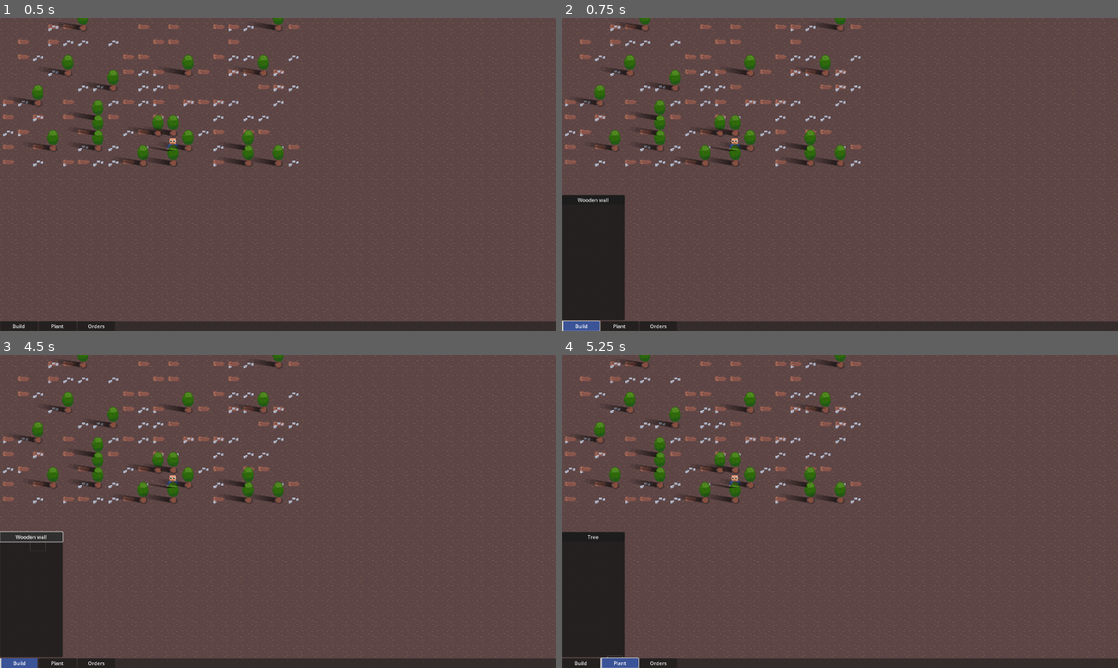
Above: before the commit, frames 1-4 (two rows, left to right).
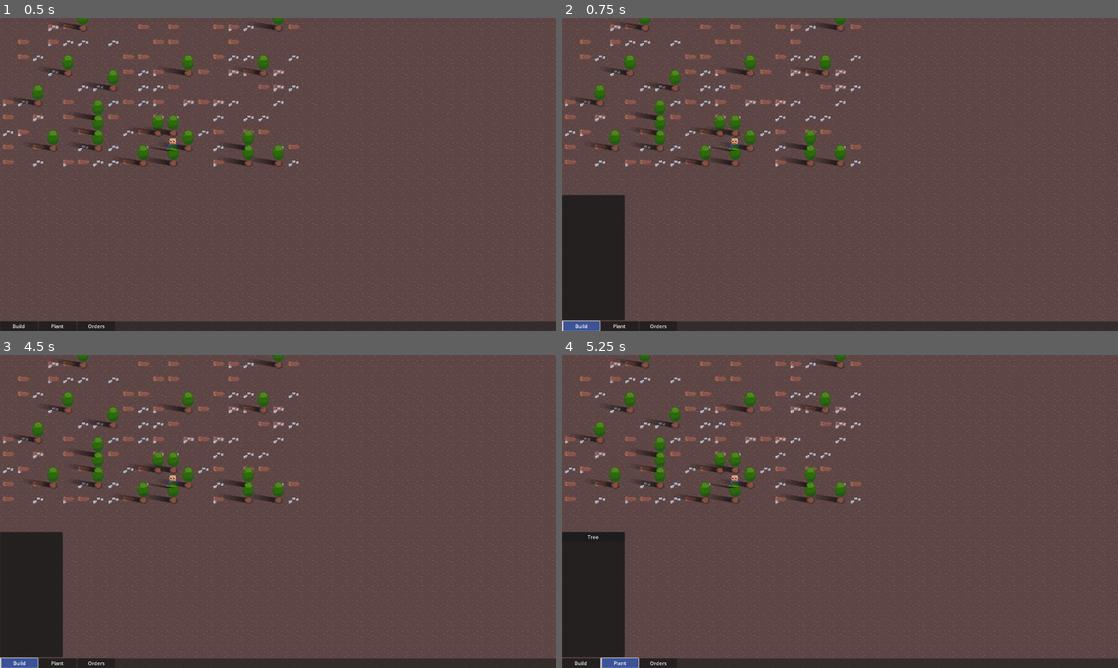
Above: after the commit, the same moments.

Repository: speakk/gnome_village
Game: Godot game, scene res://main.tscn
Same seed, same stepped clock (60 frames per second), same inputs: the game is played once before the commit and once after it.
Inputs (mouse positions are in pixels of both pictures, inside the frame that each line leads up to):
- Up to frame 1 (0.5 s): no input
- Up to frame 2 (0.75 s): click "Build" at 0.5 s
- Up to frame 3 (4.5 s): click "Plant" at 1.25 s; click "Orders" at 2 s; click "Dismantle" at 2.75 s; click "Build" at 3.5 s; click (33, 536) at 4.25 s, where only the run before the commit has a clickable "Wooden wall"
- Up to frame 4 (5.25 s): click "Plant" at 5 s

Frame 1 is identical in both runs. In frame 2, less than 0.1% of the frame differs, in the area x 2-9%, y 57-59%; in frame 3, 0.2%, in the area x 0-12%, y 56-100%; in frame 4, less than 0.1%.
Error after the commit: Invalid access to property or key 'can_be_constructed' on a base object of type 'Nil'. (res://items/Items.gd:22)

Commit message:
Add wooden door basics

Diff:
--- a/items/Item.gd
+++ b/items/Item.gd
@@ -3,7 +3,7 @@
 class_name Item
 
 enum RenderingType {
-	Tile, Terrain, Sprite
+	Tile, Terrain, Sprite, None
 }
 
 @export_group("Visuals")
@@ -30,6 +30,7 @@
 
 @export_category("Behaviour")
 @export var display_name: String = ""
+@export var scene: PackedScene = null
 @export var can_be_picked: bool = true
 @export var can_be_constructed: bool = false
 @export var can_be_dismantled: bool = false
--- a/items/Items.gd
+++ b/items/Items.gd
@@ -1,7 +1,7 @@
 extends Node
 
 enum Id {
-	Stone, Wood, WoodenWall, Tree
+	Stone, Wood, WoodenWall, Tree, WoodenDoor
 }
 
 var list: Dictionary = {
@@ -9,6 +9,7 @@
 	Id.Wood: load("res://items/item_data/wood.tres") as Item,
 	Id.WoodenWall: load("res://items/item_data/wooden_wall.tres") as Item,
 	Id.Tree: load("res://items/item_data/tree.tres") as Item,
+	Id.WoodenDoor: load("res://items/item_data/wooden_door.tres") as Item,
 }
 
 func get_by_id(id: Id) -> Item:
--- /dev/null
+++ b/items/item_data/scenes/wooden_door.tscn
@@ -0,0 +1,8 @@
+[gd_scene load_steps=2 format=3 uid="uid://cac2htxxa8jhx"]
+
+[ext_resource type="Texture2D" uid="uid://dtp50b2sli3vs" path="res://assets/door.png" id="1_24bb3"]
+
+[node name="Door" type="Node2D"]
+
+[node name="Sprite2D" type="Sprite2D" parent="."]
+texture = ExtResource("1_24bb3")
Binary file added: assets/door.png
Not shown, added: assets/door.png.import
